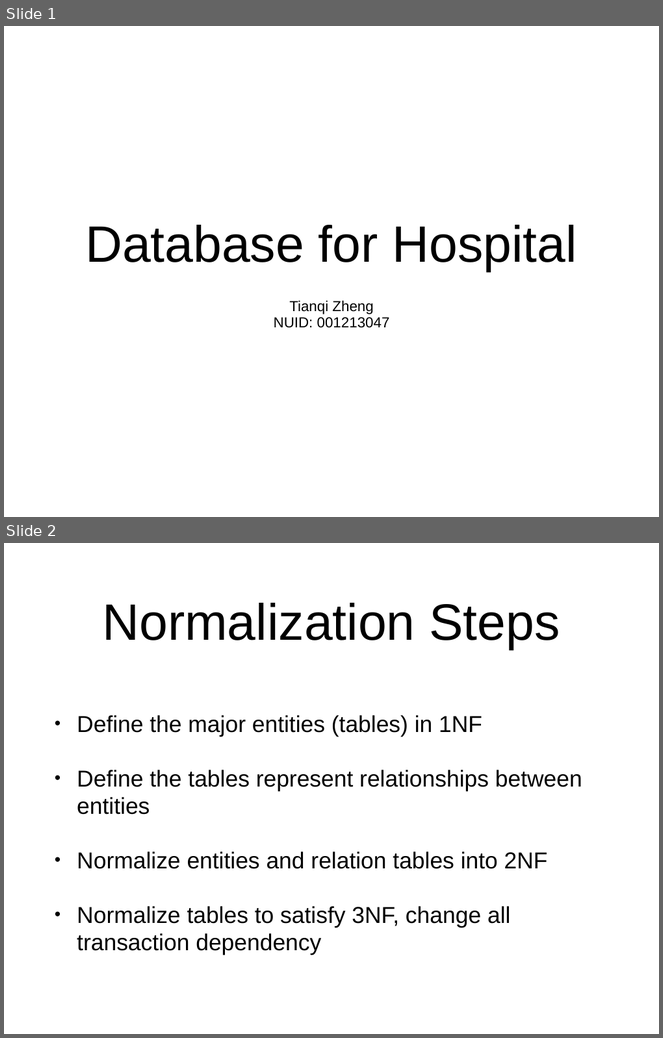
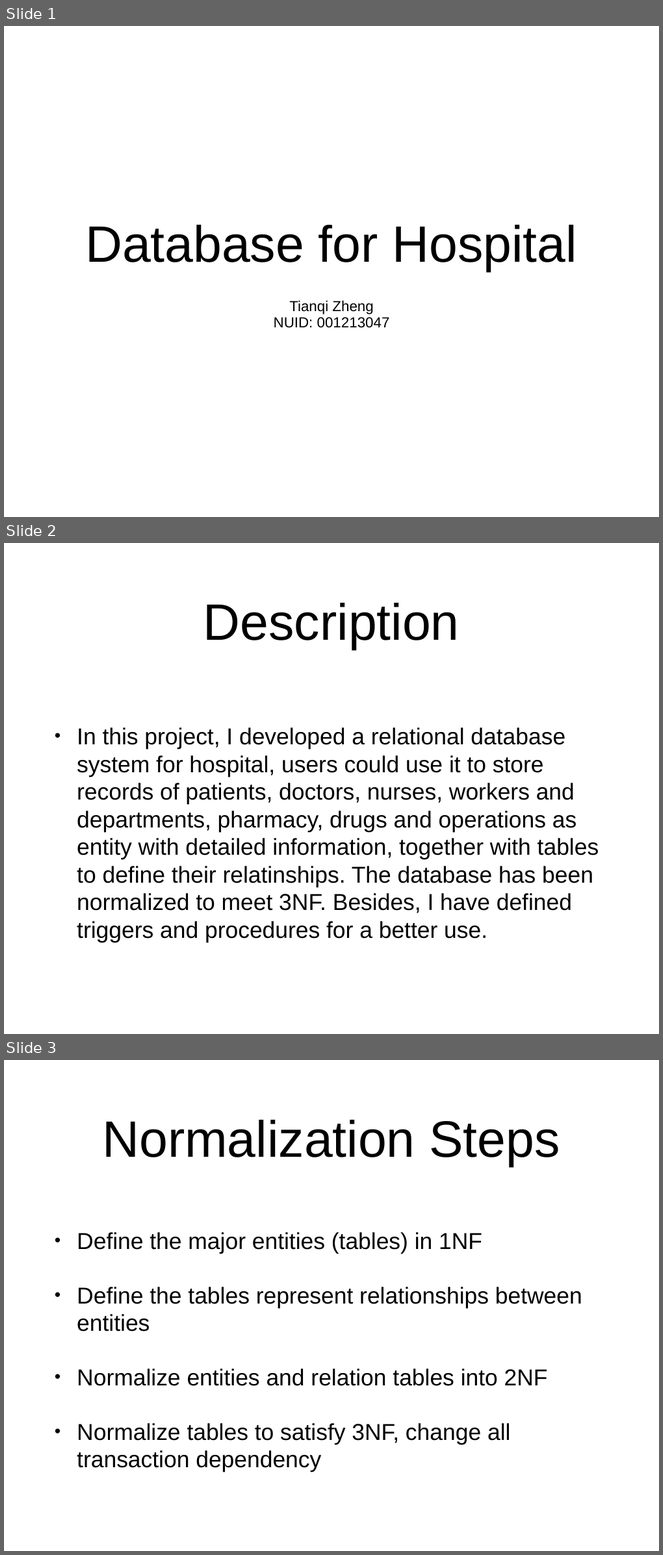
Before and after one commit to zhengtianqi94/HospitalDatabase, a slide deck: Presentation.pptx. Shown one above the other, each under a label of ours: slides 1 and 2 before the commit, slides 1, 2 and 3 after it. The pictures are 663x1038 and 663x1555 pixels, drawn with LibreOffice and Linux fonts; fonts in the diff are those of the drawing. Boxes give left, top, right and bottom in pixels: in the first picture for what was removed or moved away, otherwise in the second. Text is boxed around its words. In the diff, an @@ line names an element or a change of style, - is before the commit and + after.

```diff
--- a/Presentation.pptx
+++ b/Presentation.pptx
@@ slide 2 added at <box>4,543,659,1034</box>, background #FFFFFF @@
@@ title added at <box>204,603,460,650</box>, 80 pt, text #000000 @@
+Description
@@ text added at <box>77,728,599,943</box>, 36 pt, text #000000 @@
+• In this project, I developed a relational database system for hospital, users could use it to store records of patients, doctors, nurses, workers and departments, pharmacy, drugs and operations as entity with detailed information, together with tables to define their relatinships. The database has been normalized to meet 3NF. Besides, I have defined triggers and procedures for a better use.
@@ what was slide 2 is now slide 3 @@
```
Also in this commit, not shown: 3 slides changed, 4 other files.
